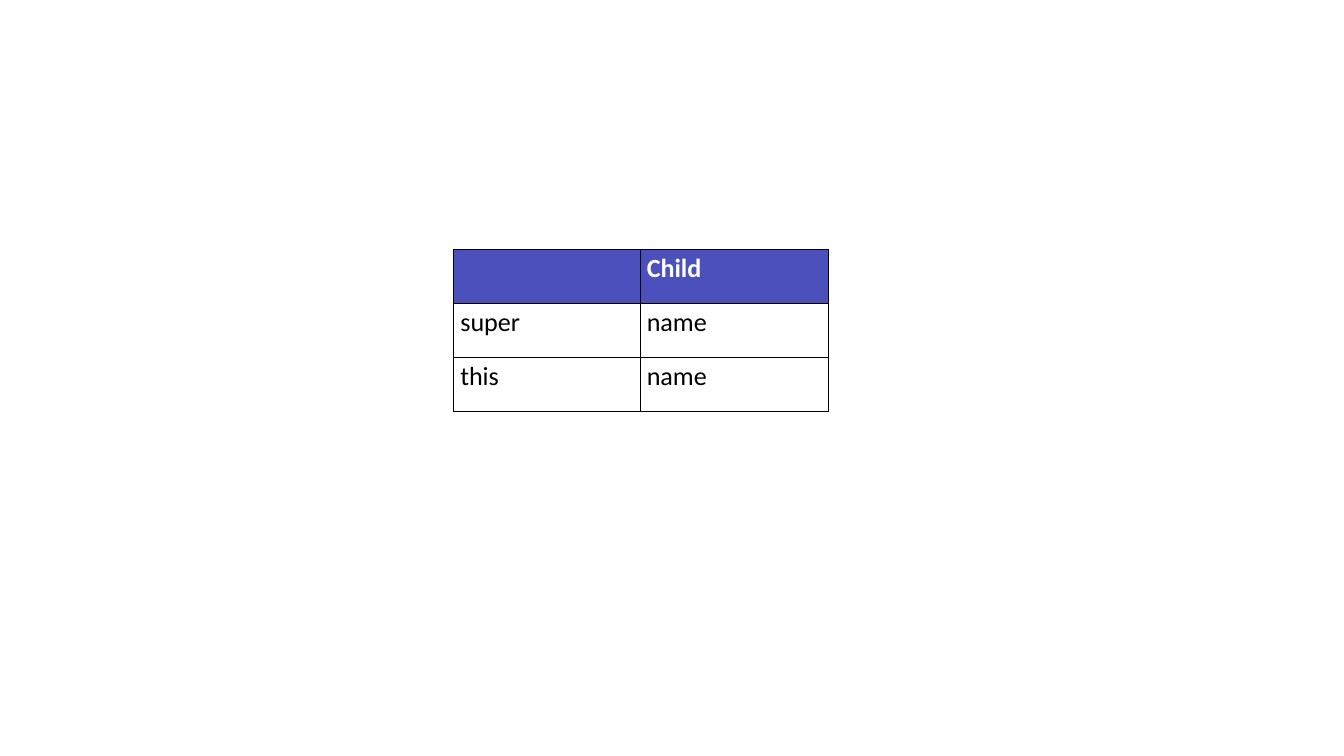
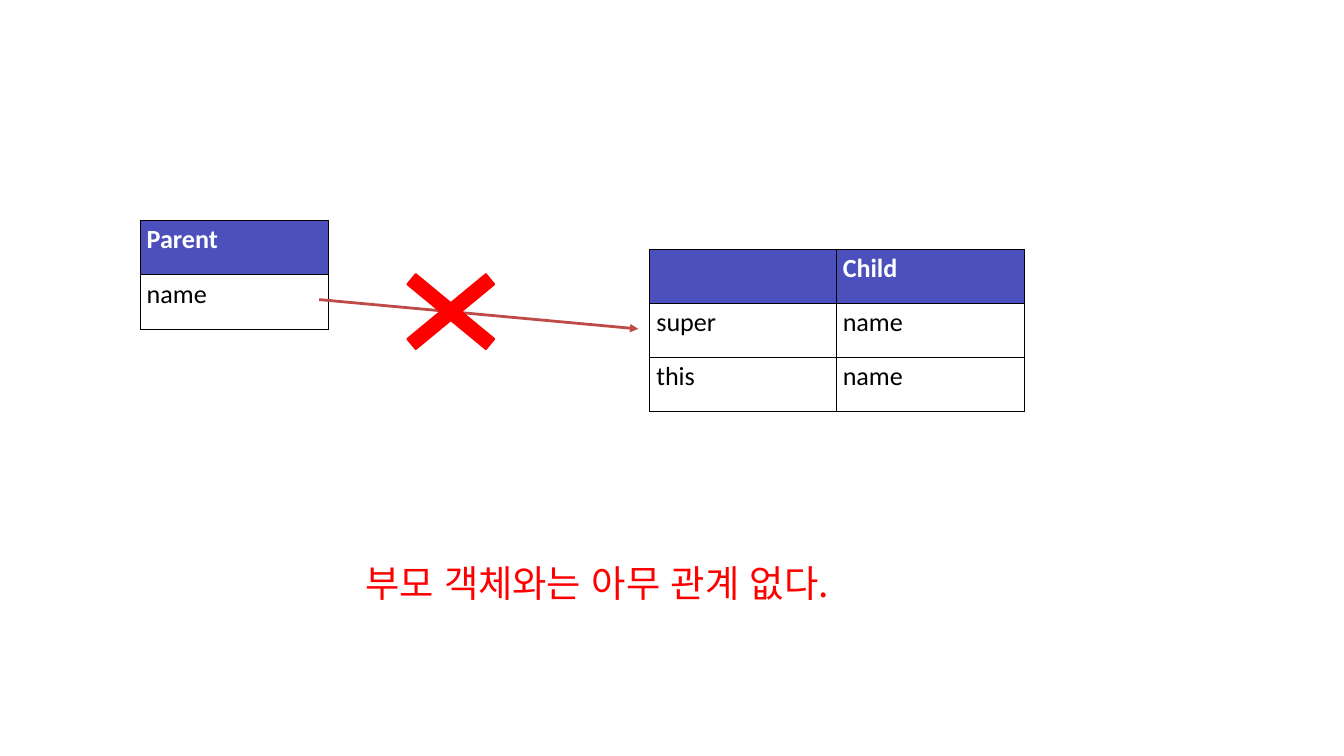
Before and after one commit to zest132/JavaLecture, a slide deck: slide 41 of JavaLecture/LectureFile/java 9강.pptx. Drawn at 1344x756 pixels with LibreOffice and Linux fonts; fonts in the diff are those of the drawing. Boxes give left, top, right and bottom in pixels: in the first picture for what was removed or moved away, otherwise in the second. Text is boxed around its words. In the diff, an @@ line names an element or a change of style, - is before the commit and + after.

```diff
--- a/JavaLecture/LectureFile/java 9강.pptx
+++ b/JavaLecture/LectureFile/java 9강.pptx
@@ table added at [140, 220, 329, 329], 2 rows, 1 columns @@
+Parent
+name
@@ cross added at [375, 249, 526, 374], fill #FF0000, outline #FF0000 2 pt @@
@@ table: place and size @@
-table at [454, 249, 829, 412]
+table at [650, 249, 1025, 412]
@@ arrow added from (319, 300) to (638, 329), #BF4C48 3 pt @@
@@ text added at [365, 566, 829, 600], 40 pt, text #FF0000 @@
+부모 객체와는 아무 관계 없다.
```
Also in this commit, not shown: 1 other slide changed, 8 slides added, 4 slides removed, 3 other files.
